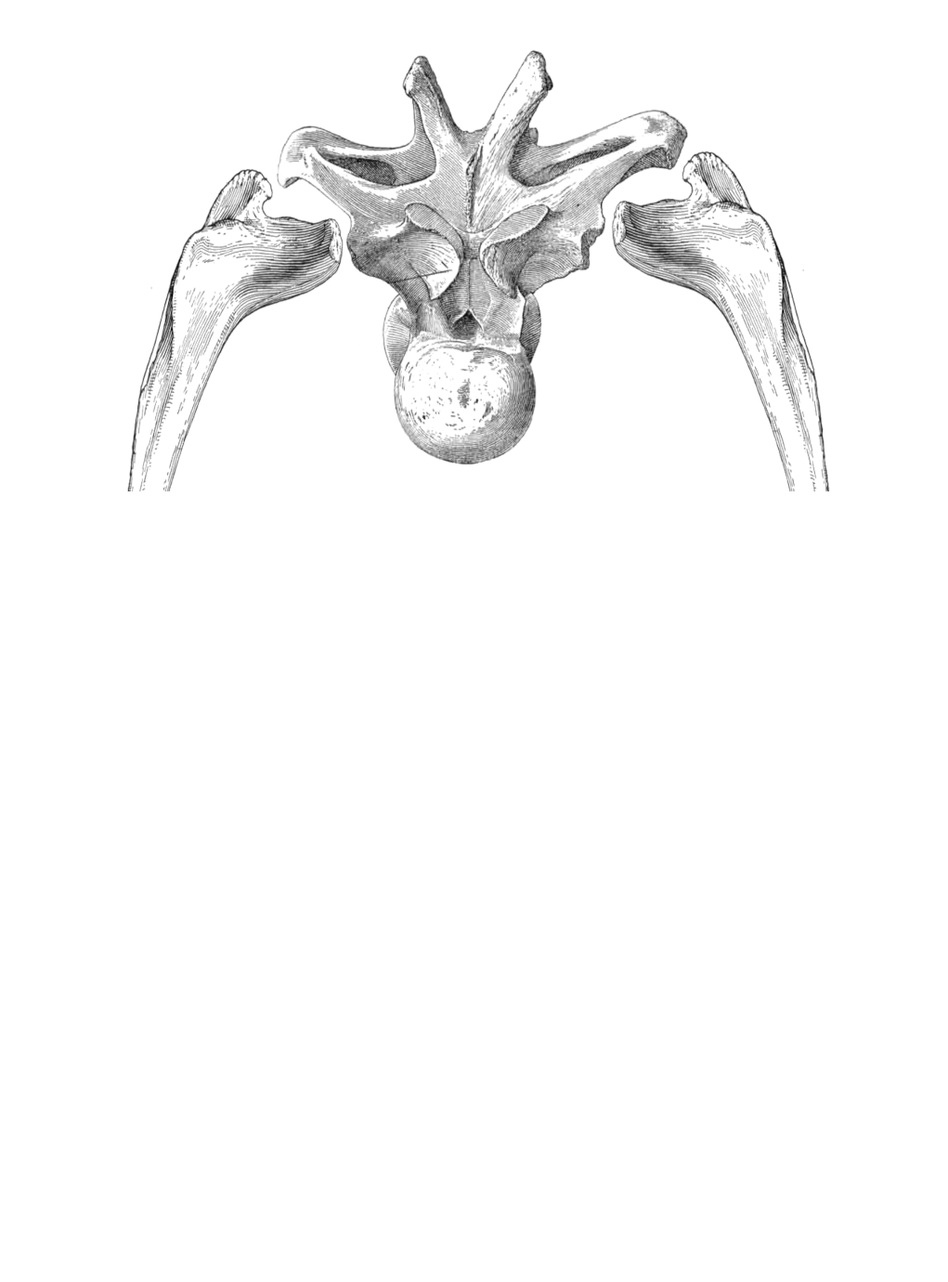
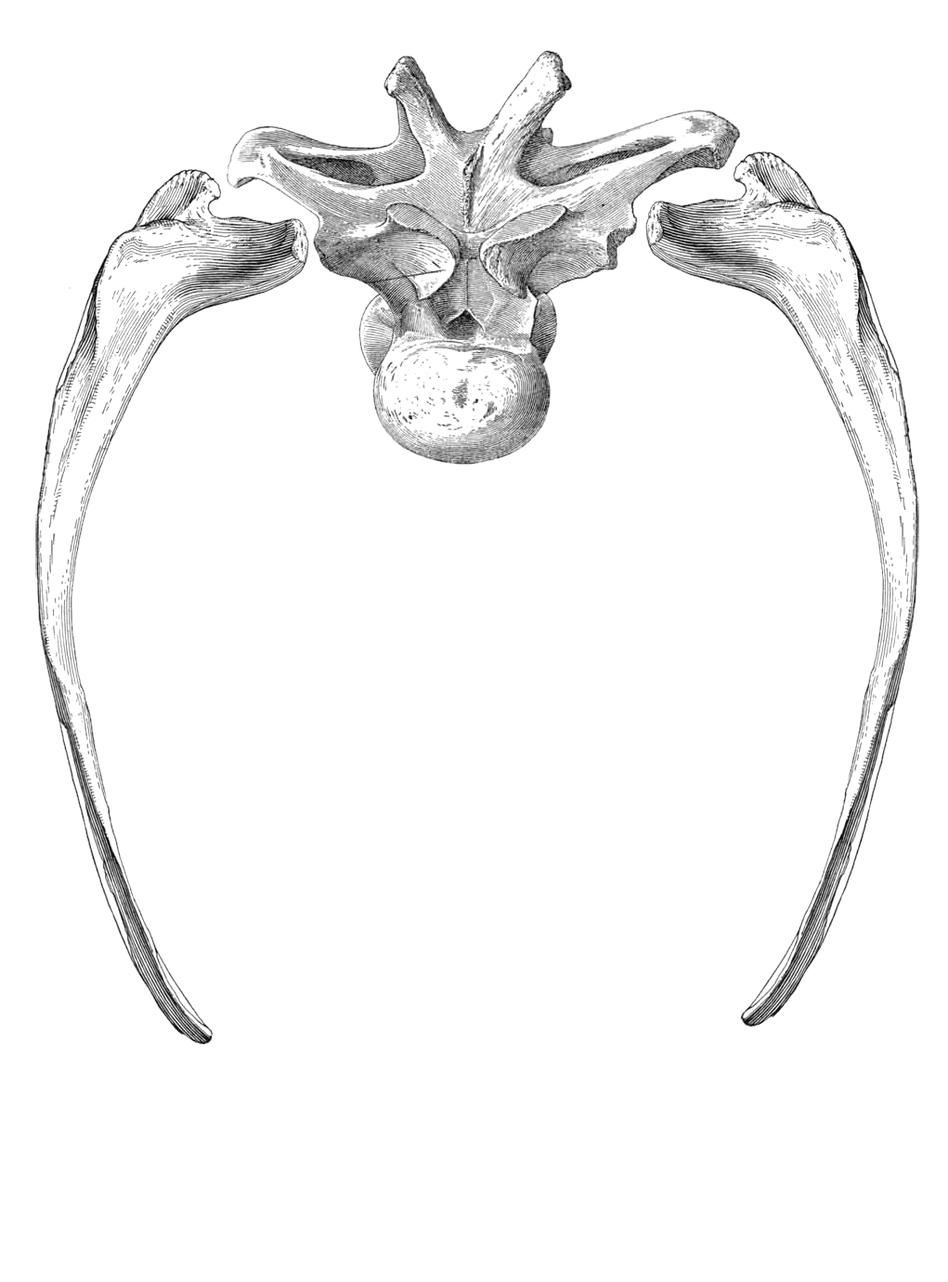
Revision of a layered 948 × 1282 image; what changed, layer by layer:
renamed "AGGREGATE cropped, 80% width" to "Visible", painted on it over [35, 49, 920, 1045]
